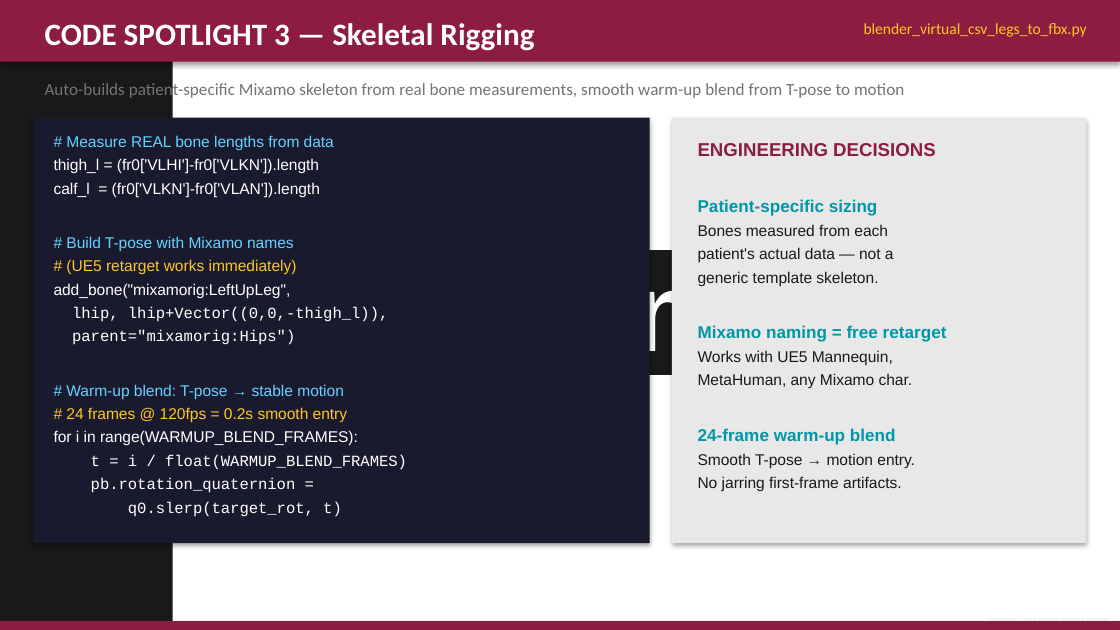
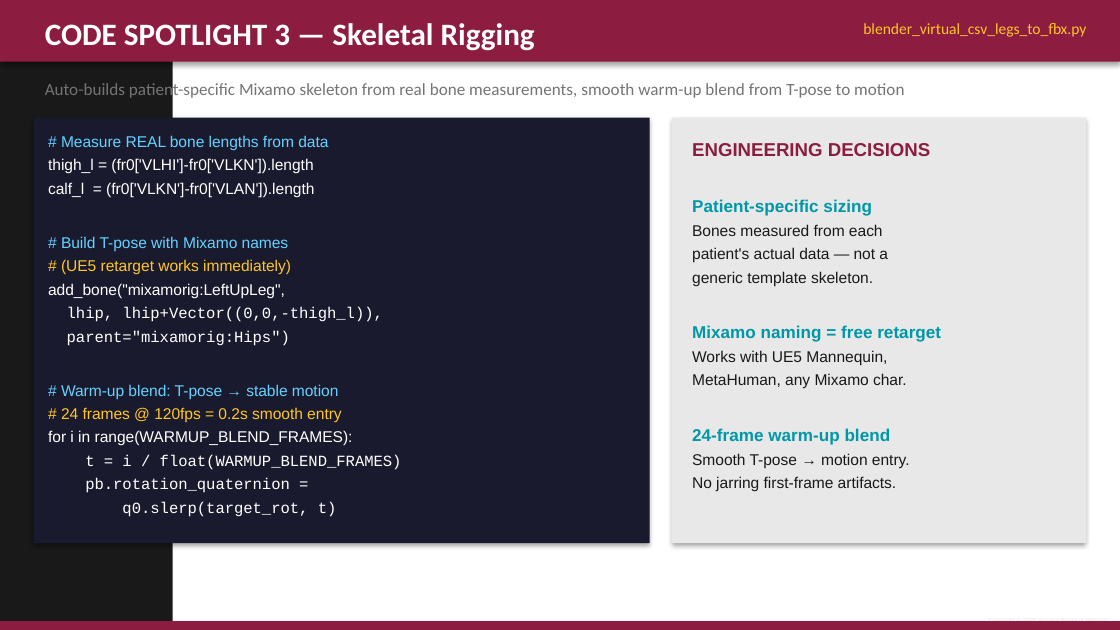
Before and after one commit to BetterCodeGoblin/portfolio, a slide deck: slide 6 of C3D-FBX-ASU-Presentation.pptx. Drawn at 1120x630 pixels with LibreOffice and Linux fonts; fonts in the diff are those of the drawing; background and template pictures are left out. Boxes give left, top, right and bottom in pixels: in the first picture for what was removed or moved away, otherwise in the second. Text is boxed around its words. In the diff, an @@ line names an element or a change of style, - is before the commit and + after.

```diff
--- a/C3D-FBX-ASU-Presentation.pptx
+++ b/C3D-FBX-ASU-Presentation.pptx
@@ right arrow callout removed at [0, 0, 265, 629] @@
@@ freeform shape added at [0, 0, 265, 630], fill #191919 @@
@@ shadow changed in 3 elements at [0, 0, 1120, 62], [34, 118, 650, 543], [672, 118, 1086, 543] @@
@@ text "# Measure REAL bone lengths ..." rewrapped from [54, 135, 407, 517] to [48, 135, 402, 493] @@
@@ text "ENGINEERING DECISIONS" rewrapped from [698, 143, 947, 491] to [692, 199, 941, 488] @@
@@ text "Opening title" at [316, 262, 999, 371]: highlight #191919 to none @@
```
Also in this commit, not shown: 9 other slides changed.
